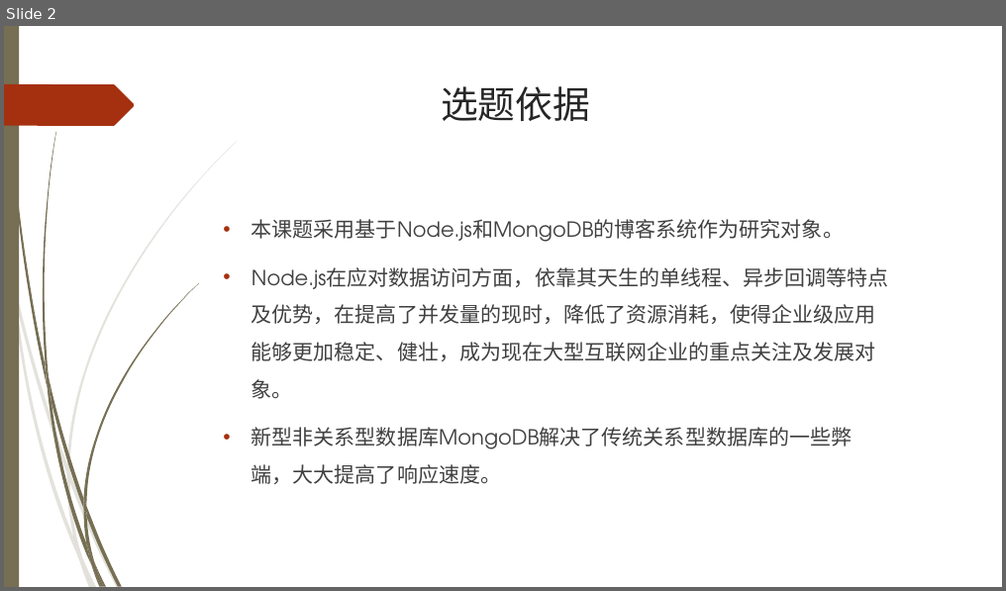
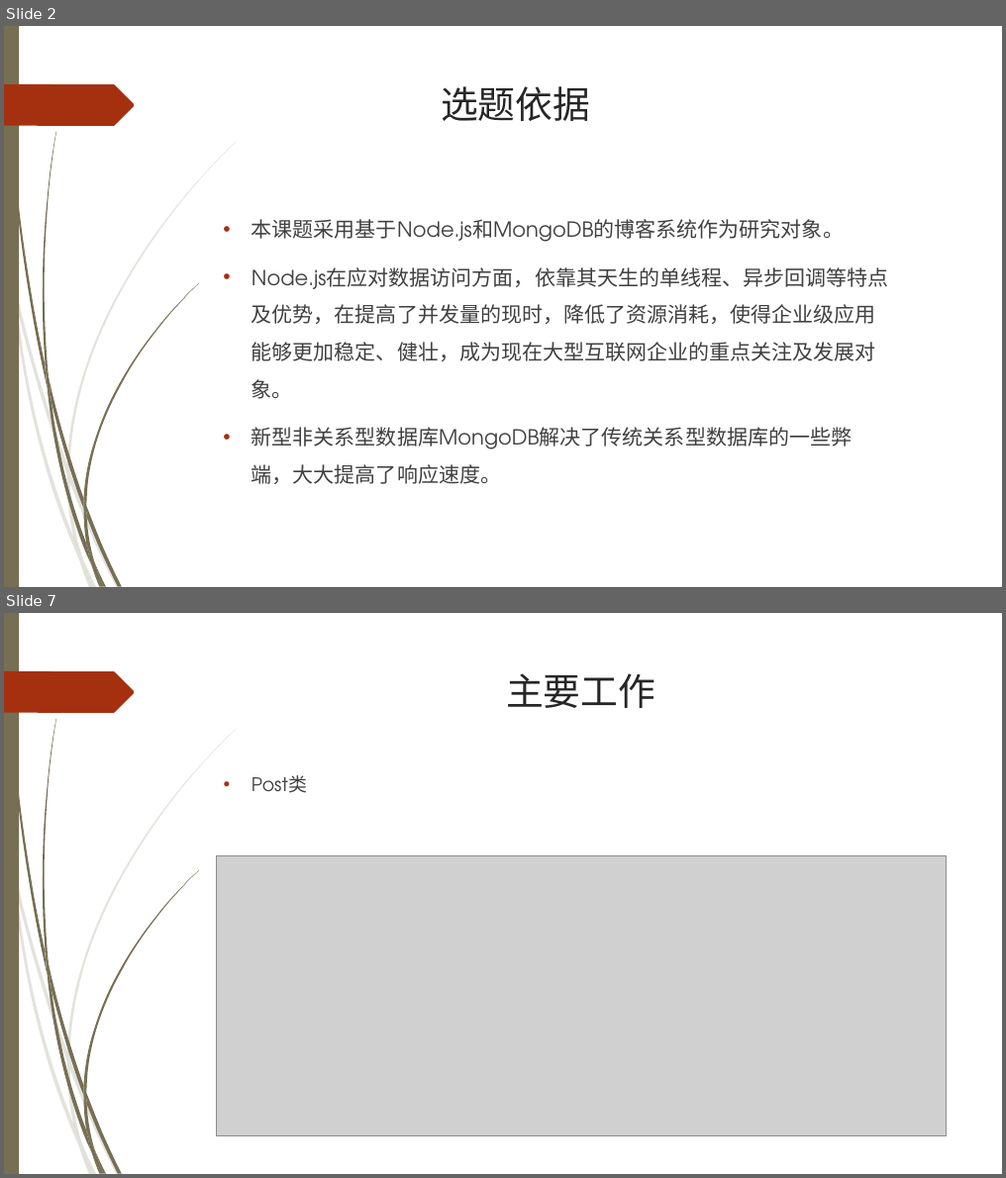
Before and after one commit to wyntau/meblog, a slide deck: doc/博客系统.ppt. Shown one above the other, each under a label of ours: slide 2 before the commit, slides 2 and 7 after it; the slides between them are not shown. The pictures are 1006x591 and 1006x1178 pixels, drawn with LibreOffice and Linux fonts; fonts in the diff are those of the drawing; grey boxes stand for pictures; background and template pictures are left out. Boxes give left, top, right and bottom in pixels: in the first picture for what was removed or moved away, otherwise in the second. Text is boxed around its words. In the diff, an @@ line names an element or a change of style, - is before the commit and + after.

```diff
--- a/doc/博客系统.ppt
+++ b/doc/博客系统.ppt
@@ slide 7 added at (4,613,1002,1174), background picture (left out); not listed: 24 template elements that a slide beside it also shows @@
@@ title added at (506,673,655,708), 36 pt, text #262626 @@
+主要工作
@@ text added at (252,775,307,793), 18 pt, text #404040 @@
+• Post类
@@ picture added at (216,857,945,1136) @@
```
Also in this commit, not shown: 2 slides changed, 7 other slides added.
